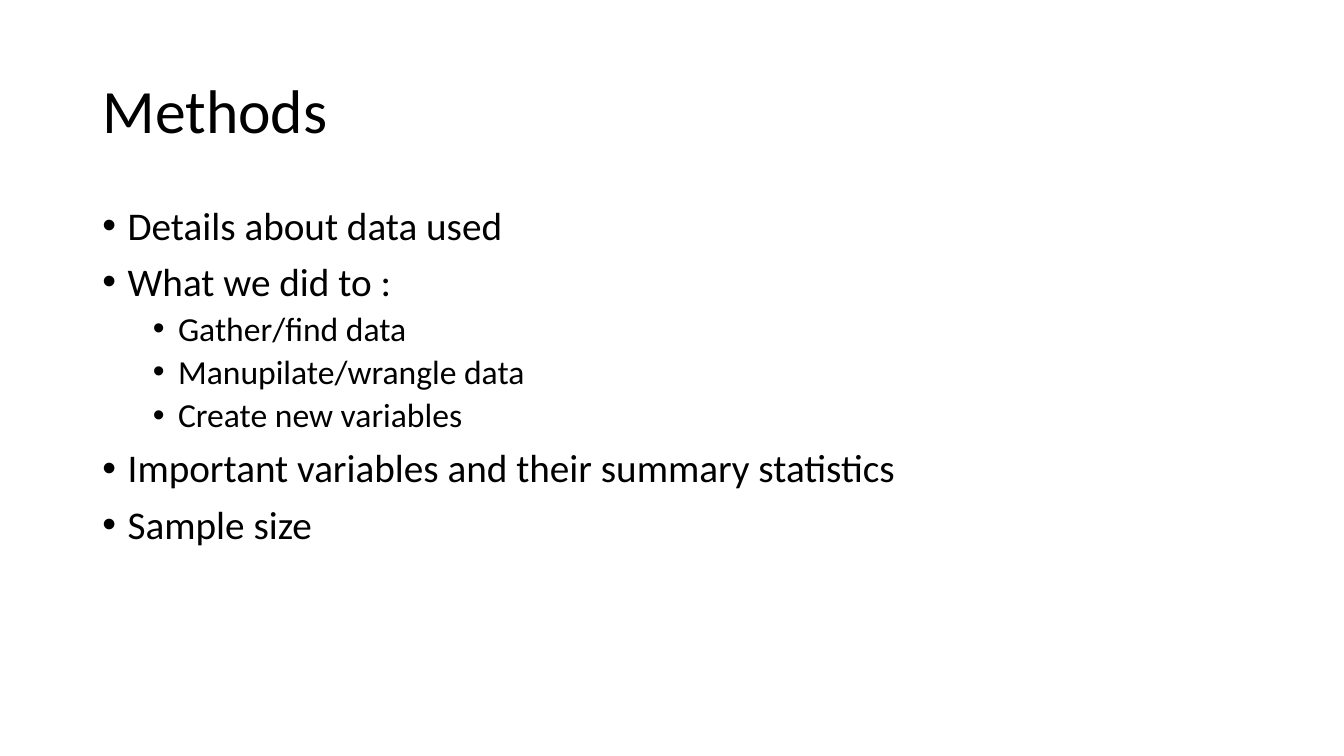
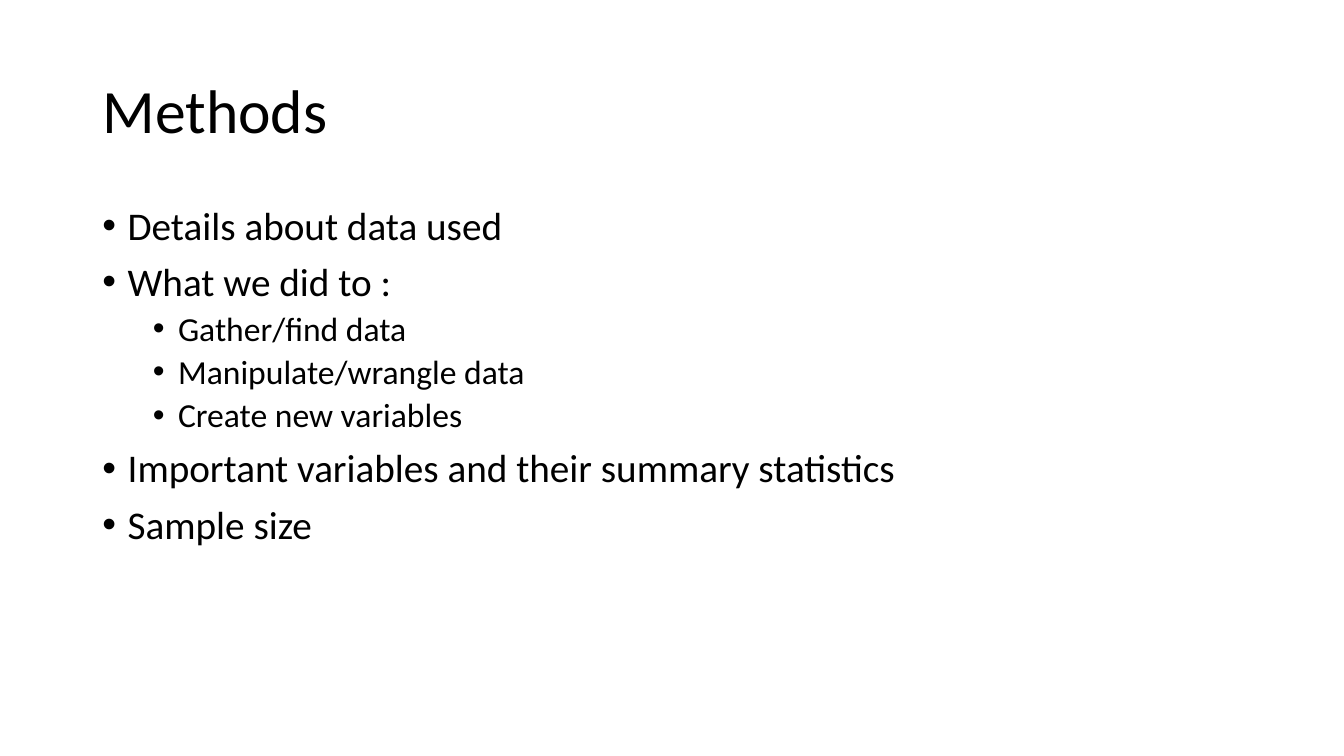
Before and after one commit to engmarkrezk/DFT_FinalProject, a slide deck: slide 10 of RecoverdDFTppt.pptx. Drawn at 1344x756 pixels with LibreOffice and Linux fonts; fonts in the diff are those of the drawing. Boxes give left, top, right and bottom in pixels: in the first picture for what was removed or moved away, otherwise in the second. Text is boxed around its words. In the diff, an @@ line names an element or a change of style, - is before the commit and + after.

Commit message:
Editing ppt

```diff
--- a/RecoverdDFTppt.pptx
+++ b/RecoverdDFTppt.pptx
@@ text at <box>178,360,524,390</box>: text changed @@
-  • Manupilate/wrangle data
+  • Manipulate/wrangle data
```
Also in this commit, not shown: 4 other files.
